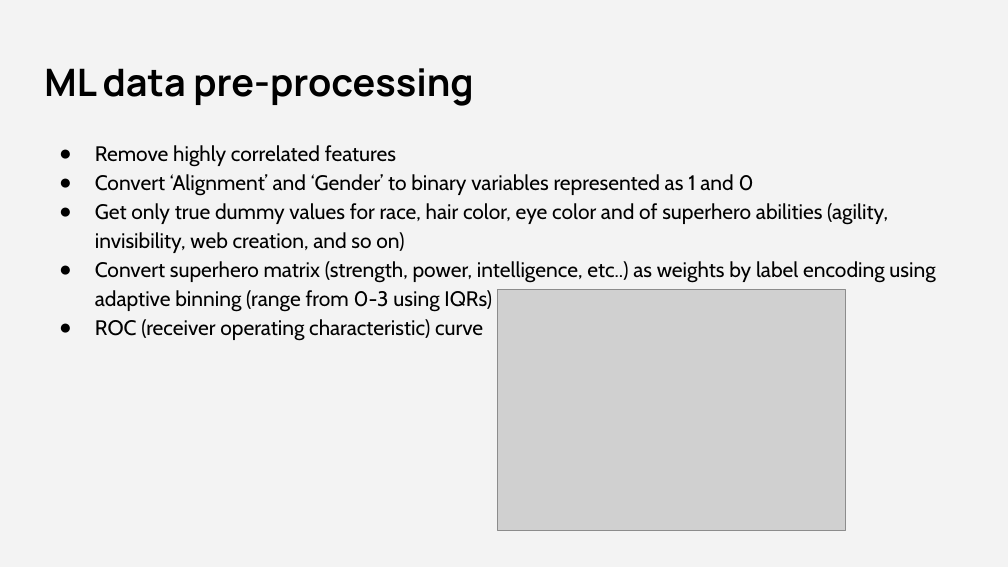
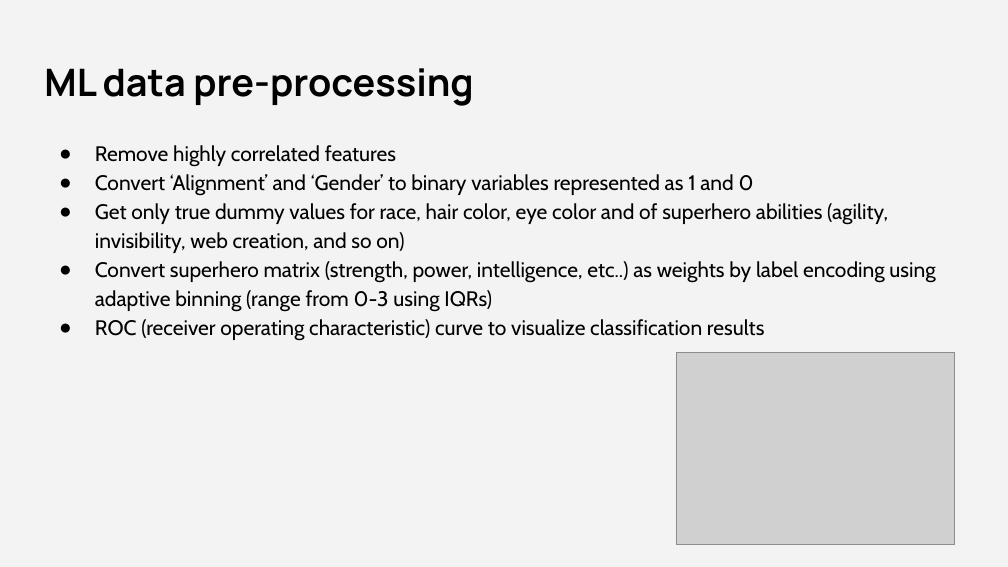
Before and after one commit to jmasurovsky/Superhero_ML, a slide deck: slide 12 of Presentation/Superhero_ML.pptx. Drawn at 1008x567 pixels with LibreOffice and Linux fonts; fonts in the diff are those of the drawing; grey boxes stand for pictures. Boxes give left, top, right and bottom in pixels: in the first picture for what was removed or moved away, otherwise in the second. Text is boxed around its words. In the diff, an @@ line names an element or a change of style, - is before the commit and + after.

```diff
--- a/Presentation/Superhero_ML.pptx
+++ b/Presentation/Superhero_ML.pptx
@@ text at [95,319,764,341]: text changed @@
-● ROC (receiver operating characteristic) curve
+● ROC (receiver operating characteristic) curve to visualize classification results
@@ picture: place and size @@
-picture at [498,289,846,530]
+picture at [676,353,955,545]
```
Also in this commit, not shown: 2 other slides changed, 4 slides added, 1 slide removed, 1 other file.
